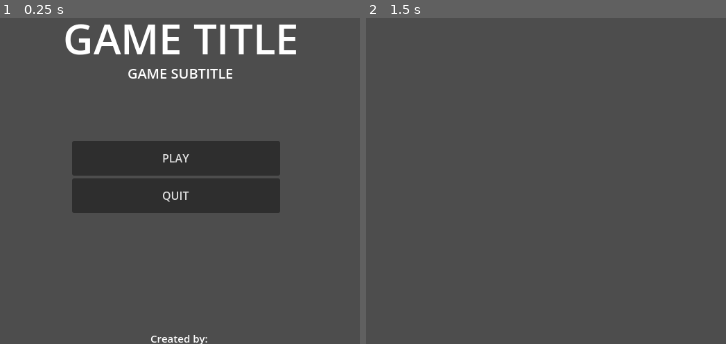
Above: before the commit, frames 1-2 (left to right).
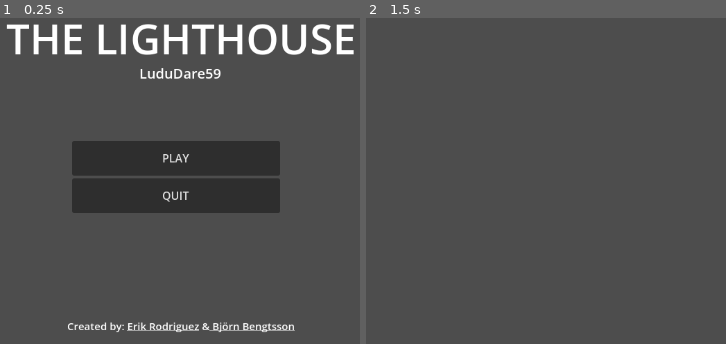
Above: after the commit, the same moments.

Repository: Luffiez/LudumDare59
Game: Godot game, scene res://MainMenu.tscn
The game is run twice, just before and just after one commit, with the same random seed, the same clock (stepped at 60 frames per second) and the same inputs. This scene is started directly instead of the project's main scene.
Inputs:
- Up to frame 1 (0.25 s): no input
- Up to frame 2 (1.5 s): click "PLAY" at 0.5 s; tap Enter at 1.25 s

The runs differ from the first frame. In frame 1, 6.0% of the frame differs, in the area x 1-99%, y 1-100%; in frame 2, nothing differs.

Commit message:
credit and main menu fixes

Diff:
--- a/ludum-dare-59/MainMenu_UI.tscn
+++ b/ludum-dare-59/MainMenu_UI.tscn
@@ -2,6 +2,7 @@
 
 [ext_resource type="Script" uid="uid://bnl1d74evnrjq" path="res://main_menu_ui.gd" id="1_m2lub"]
 [ext_resource type="PackedScene" uid="uid://ce1i6fqv4rw1j" path="res://Game.tscn" id="2_2p34a"]
+[ext_resource type="Script" uid="uid://d3rfyj8v3eogq" path="res://credits_url.gd" id="3_j5qoq"]
 
 [node name="MainMenuUI" type="Control" unique_id=1454055682 node_paths=PackedStringArray("playbutton", "quitbutton")]
 layout_mode = 3
@@ -68,7 +69,7 @@
 custom_minimum_size = Vector2(700, 100)
 layout_mode = 2
 theme_override_font_sizes/normal_font_size = 60
-text = "GAME TITLE"
+text = "THE LIGHTHOUSE"
 horizontal_alignment = 1
 vertical_alignment = 1
 
@@ -85,7 +86,7 @@
 custom_minimum_size = Vector2(700, 10)
 layout_mode = 2
 theme_override_font_sizes/normal_font_size = 20
-text = "GAME SUBTITLE"
+text = "LuduDare59"
 horizontal_alignment = 1
 vertical_alignment = 1
 
@@ -95,7 +96,8 @@
 anchor_top = 1.0
 anchor_right = 1.0
 anchor_bottom = 1.0
-offset_top = -30.0
+offset_top = -48.0
+offset_bottom = -18.0
 grow_horizontal = 2
 grow_vertical = 0
 
@@ -104,6 +106,8 @@
 custom_minimum_size = Vector2(500, 30)
 layout_mode = 2
 theme_override_font_sizes/normal_font_size = 15
-text = "Created by: "
+bbcode_enabled = true
+text = "Created by: [url=https://github.com/Luffiez]Erik Rodriguez[/url] &[url=https://github.com/IsBebs] Björn Bengtsson[/url]"
 horizontal_alignment = 1
 vertical_alignment = 1
+script = ExtResource("3_j5qoq")
--- /dev/null
+++ b/ludum-dare-59/credits_url.gd
@@ -0,0 +1,7 @@
+extends RichTextLabel
+
+func _ready():
+	meta_clicked.connect(_on_meta_clicked)
+
+func _on_meta_clicked(meta):
+	OS.shell_open(str(meta))
Not shown, added: ludum-dare-59/credits_url.gd.uid
